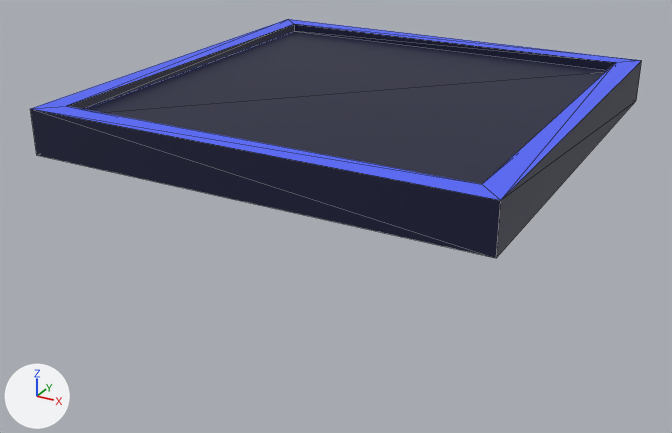
Before and after pictures for a commit that changed the glTF model models/tile.glb.
Camera for both pictures: a 50 mm camera at (9.21, -17.97, 5.59) aimed at (-0.3, -0.69, -3.05). Arrows for +X, +Y and +Z are at lower left; the lights stay in place. Mesh edges are drawn as thin lines. Vertices at the same position are counted once.
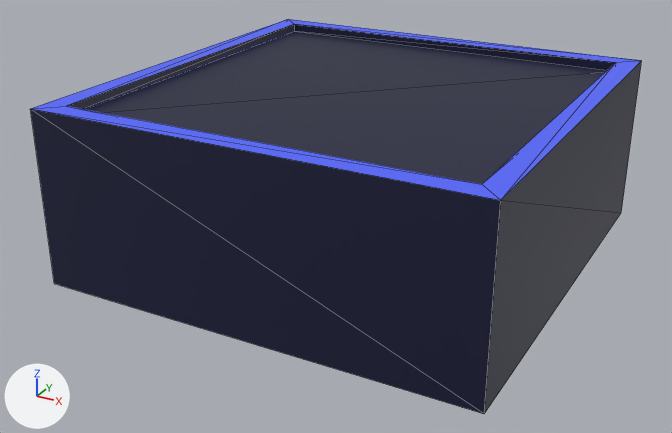
The change, as JSON lines over the scene's bpy script:
```json
{"block": "me_cube_001", "where": "me_cube_001.from_pydata(...)  # 16 vertices, 28 faces; spans x -5.0..5.0, y -5.0..5.0, z -1.0..0.0"}
{"block": "me_cube_001", "where": "# used by ob_cube; location = (0.0, 0.0, 0.0)"}
{"block": "me_cube_001", "where": "# before: 0 (-5.0, -5.0, -1.0) at pixel (36, 155), 2 (-5.0, 5.0, -1.0), 4 (5.0, -5.0, -1.0) at pixel (496, 258), 6 (5.0, 5.0, -1.0) at pixel (636, 100)"}
{"block": "me_cube_001", "change": "me_cube_001 part 1"}
{"op": "add", "block": "me_cube_001", "code": "for i in [0, 2, 4, 6]: me_cube_001.vertices[i].co += Vector((0.0, 0.0, -3.0))"}
```

What differs and where, as boxes (x1, y1, x2, y2) in the pictures (672 x 433 px; the box of a moved part takes in the faces that stretch with it):
```json
{"object": "Cube", "change": "reshaped", "before": [30, 19, 642, 258], "after": [30, 19, 642, 414], "on screen": "65% taller"}
{"part": 1, "of": "me_cube_001", "change": "moved or reshaped", "before": [30, 61, 642, 258], "after": [30, 61, 642, 414]}
```
